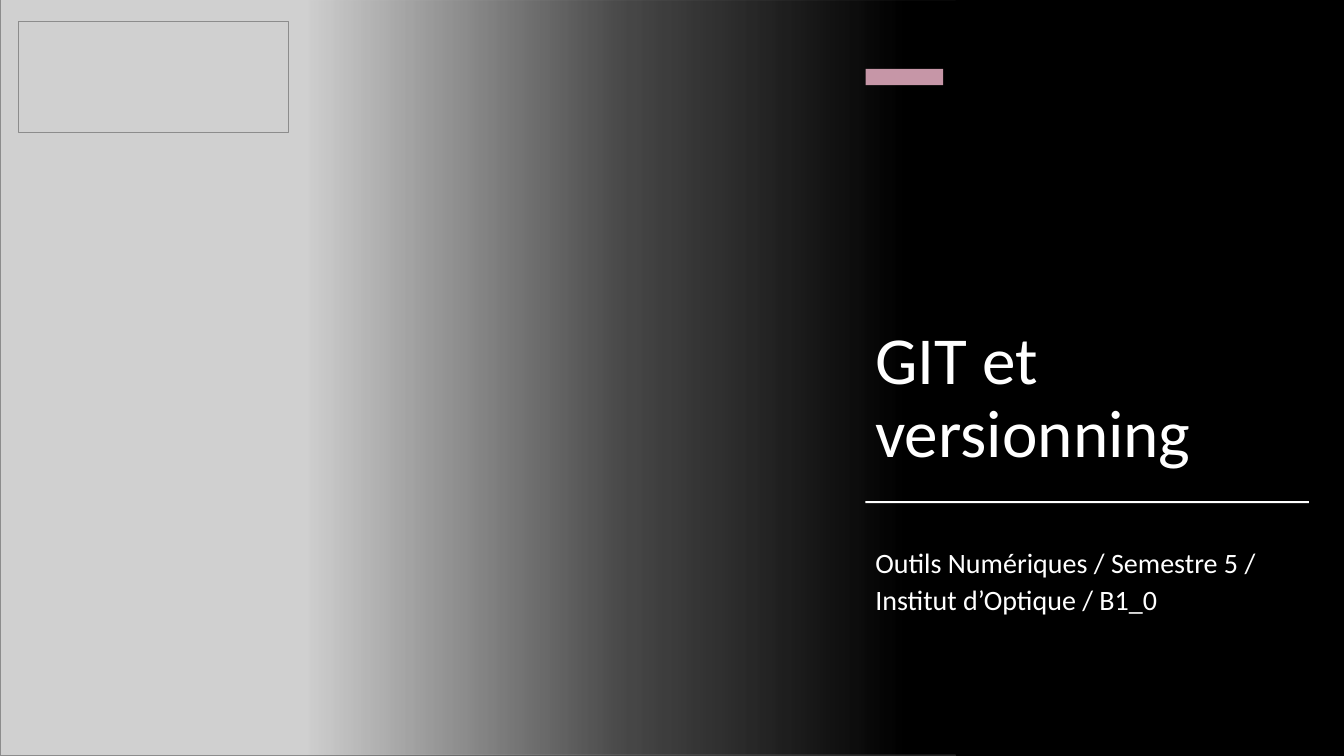
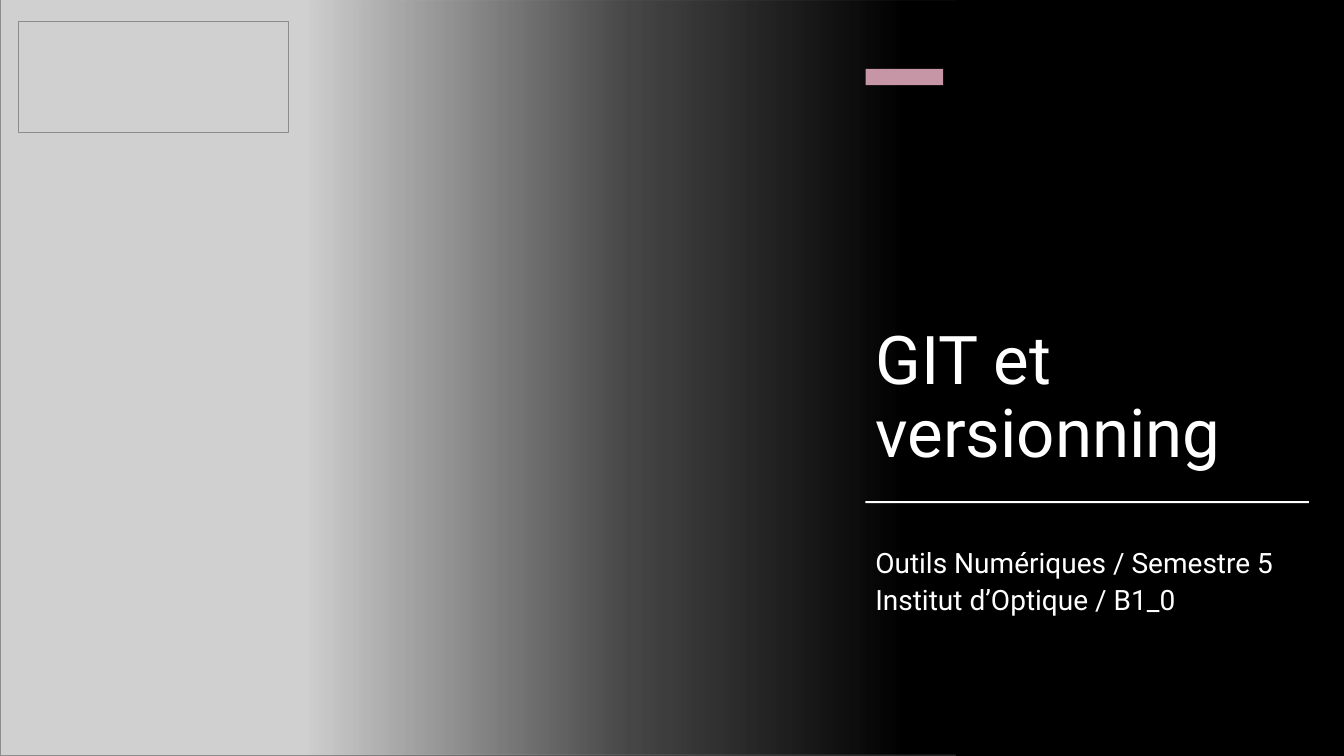
Before and after one commit to IOGS-Digital-Methods/semester-5, a slide deck: slide 15 of outils_numeriques/b0_intro/B0_0_Outils_Methodes.pptx. Drawn at 1344x756 pixels with LibreOffice and Linux fonts; fonts in the diff are those of the drawing; grey boxes stand for pictures. Boxes give left, top, right and bottom in pixels: in the first picture for what was removed or moved away, otherwise in the second. Text is boxed around its words. In the diff, an @@ line names an element or a change of style, - is before the commit and + after.

```diff
--- a/outils_numeriques/b0_intro/B0_0_Outils_Methodes.pptx
+++ b/outils_numeriques/b0_intro/B0_0_Outils_Methodes.pptx
@@ title "GIT et versionning" at (x1=875, y1=335, x2=1220, y2=471): font Calibri to Roboto @@
@@ subtitle at (x1=875, y1=552, x2=1273, y2=616): text changed; font Calibri to Roboto @@
-Outils Numériques / Semestre 5 / Institut d’Optique / B1_0
+Outils Numériques / Semestre 5 Institut d’Optique / B1_0
```
Also in this commit, not shown: 4 other slides changed.
